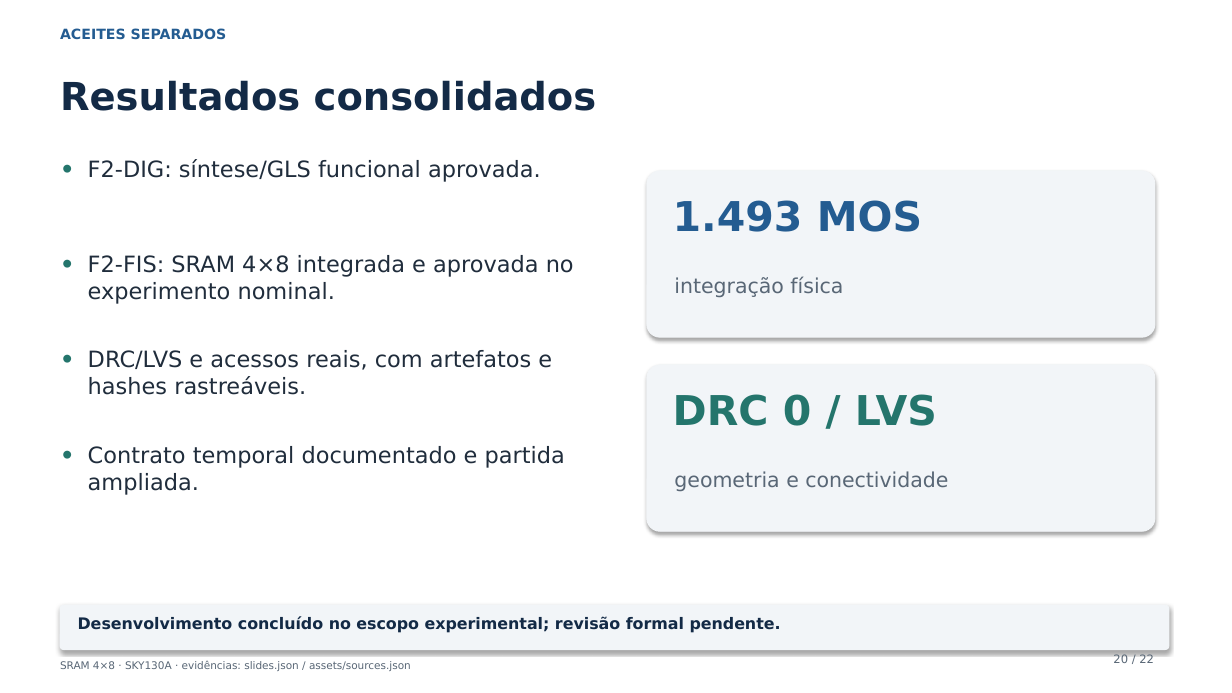
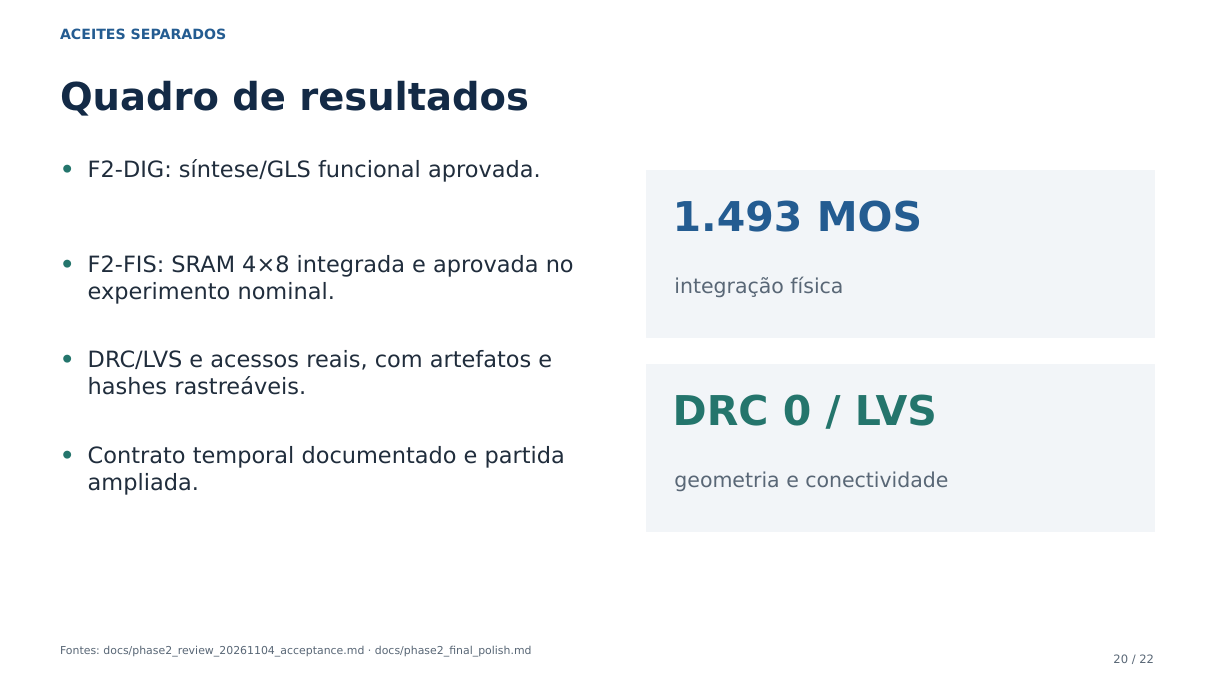
Before and after one commit to leofernandesc/Open-source-sram-memory-compiler, a slide deck: slide 20 of presentations/phase2/phase2_technical_review.pptx. Drawn at 1232x693 pixels with LibreOffice and Linux fonts; fonts in the diff are those of the drawing. Boxes give left, top, right and bottom in pixels: in the first picture for what was removed or moved away, otherwise in the second. Text is boxed around its words. In the diff, an @@ line names an element or a change of style, - is before the commit and + after.

Commit message:
docs(phase2): use descriptive academic presentation wording

```diff
--- a/presentations/phase2/phase2_technical_review.pptx
+++ b/presentations/phase2/phase2_technical_review.pptx
@@ text at <box>60,80,529,116</box>: text changed @@
-Resultados consolidados
+Quadro de resultados
@@ rectangle at <box>647,171,1155,337</box>: rounded rectangle to rectangle; shadow off @@
@@ rectangle at <box>647,365,1155,531</box>: rounded rectangle to rectangle; shadow off @@
@@ rounded rectangle removed at <box>60,605,1169,650</box> @@
@@ text removed at <box>78,616,781,633</box> @@
-Desenvolvimento concluído no escopo experimental; revisão formal pendente.
@@ text added at <box>60,646,532,657</box>, 8.5 pt, text #596776 @@
+Fontes: docs/phase2_review_20261104_acceptance.md · docs/phase2_final_polish.md
@@ text removed at <box>60,661,411,671</box> @@
-SRAM 4×8 · SKY130A · evidências: slides.json / assets/sources.json
```
Also in this commit, not shown: 21 other slides changed, 9 other files.
